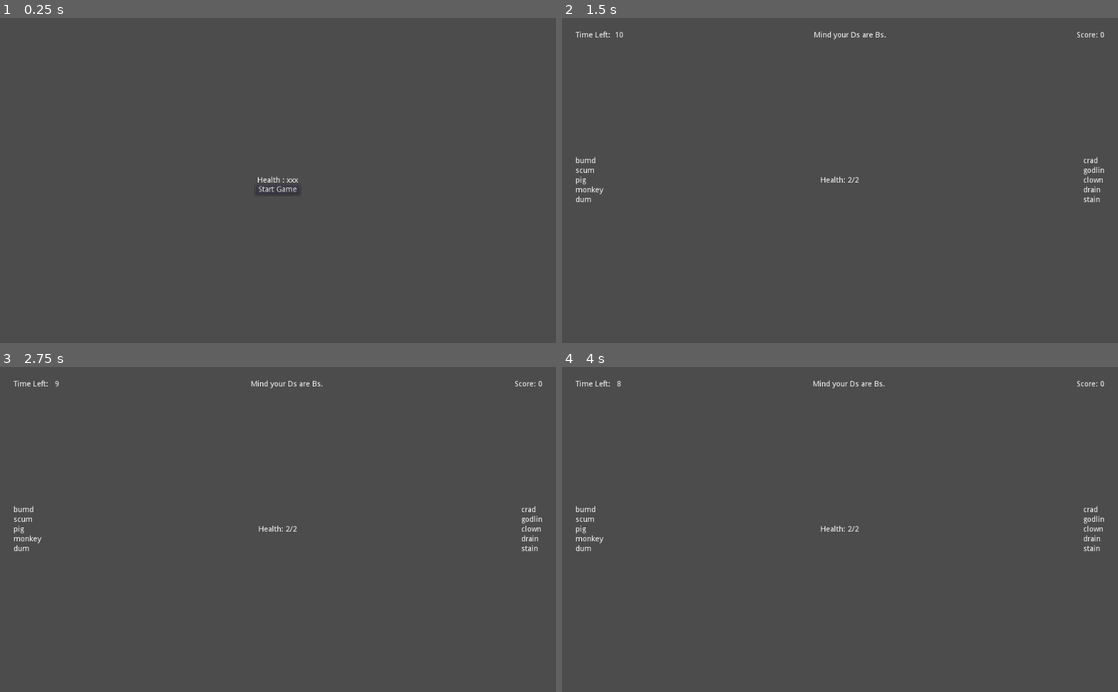
Above: before the commit, frames 1-4 (two rows, left to right).
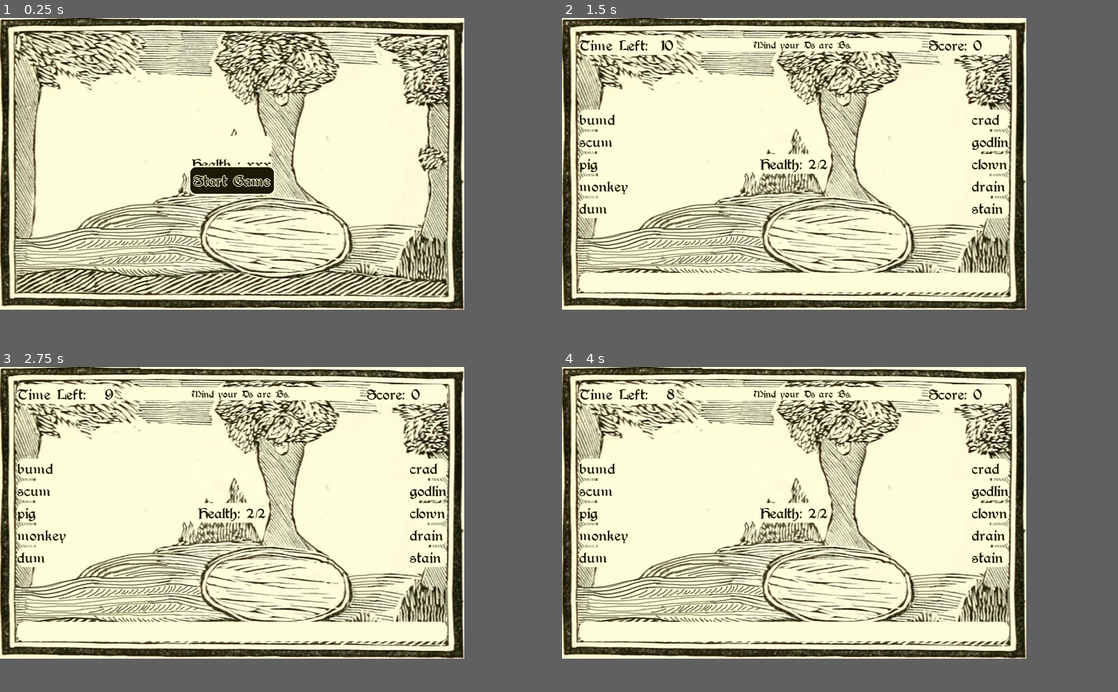
Above: after the commit, the same moments.

Repository: hoodscott/psareqs
Game: Godot game, scene res://scenes/Game.tscn
Same seed, same stepped clock (60 frames per second), same inputs: the game is played once before the commit and once after it.
Inputs:
- Up to frame 1 (0.25 s): no input
- Up to frame 2 (1.5 s): click "Start Game" at 0.5 s; click "Ds are Bs" at 1.25 s
- Up to frame 3 (2.75 s): tap Enter at 2 s; tap Z at 2.1 s
- Up to frame 4 (4 s): tap Space at 2.75 s; hold A 2.78-3.53 s; tap Backspace at 2.85 s; tap Enter at 3.5 s; tap Z at 3.6 s
In our replay, the window is 800x468 before the commit and 668x420 after it. These sizes can differ from the game's own. Grey fills any space a smaller window leaves; there, only what the larger window draws over its background counts as a difference.

The runs differ from the first frame. In frame 1, 73% of the frame differs, in the area x 0-84%, y 0-90%; in frame 2, 74%; in frame 3, 74%, in the area x 0-98%, y 0-90%; in frame 4, 74%.

Commit message:
Adds theming

Diff:
--- a/project.godot
+++ b/project.godot
@@ -14,9 +14,17 @@
 run/main_scene="res://scenes/Game.tscn"
 config/icon="res://assets/img/icon.png"
 
+[display]
+
+window/size/width=668
+window/size/height=420
+window/stretch/mode="2d"
+window/stretch/aspect="keep"
+
 [gui]
 
 common/drop_mouse_on_gui_input_disabled=true
+theme/custom="res://resources/theme.tres"
 
 [physics]
 
--- /dev/null
+++ b/resources/font_augusta.tres
@@ -0,0 +1,9 @@
+[gd_resource type="DynamicFont" load_steps=2 format=2]
+
+[ext_resource path="res://assets/font/Augusta.ttf" type="DynamicFontData" id=1]
+
+[resource]
+size = 24
+outline_size = 1
+outline_color = Color( 0.996078, 0.996078, 0.854902, 1 )
+font_data = ExtResource( 1 )
--- /dev/null
+++ b/resources/theme.tres
@@ -0,0 +1,38 @@
+[gd_resource type="Theme" load_steps=4 format=2]
+
+[ext_resource path="res://resources/font_augusta.tres" type="DynamicFont" id=1]
+
+[sub_resource type="StyleBoxFlat" id=2]
+bg_color = Color( 0.113725, 0.101961, 0.027451, 1 )
+border_width_left = 2
+border_width_top = 2
+border_width_right = 2
+border_width_bottom = 2
+border_color = Color( 0.996078, 0.996078, 0.854902, 1 )
+corner_radius_top_left = 10
+corner_radius_top_right = 10
+corner_radius_bottom_right = 10
+corner_radius_bottom_left = 10
+expand_margin_left = 5.0
+expand_margin_right = 5.0
+expand_margin_top = 5.0
+expand_margin_bottom = 5.0
+
+[sub_resource type="StyleBoxFlat" id=1]
+bg_color = Color( 0.996078, 0.996078, 0.854902, 1 )
+corner_radius_top_left = 10
+corner_radius_top_right = 10
+corner_radius_bottom_right = 10
+corner_radius_bottom_left = 10
+
+[resource]
+default_font = ExtResource( 1 )
+Button/colors/font_color = Color( 0.113725, 0.101961, 0.027451, 1 )
+Button/colors/font_color_focus = Color( 0.113725, 0.101961, 0.027451, 1 )
+Button/colors/font_color_hover = Color( 0.996078, 0.996078, 0.854902, 1 )
+Button/colors/font_color_pressed = Color( 0.113725, 0.101961, 0.027451, 1 )
+Button/styles/focus = SubResource( 2 )
+Button/styles/hover = SubResource( 2 )
+Button/styles/normal = SubResource( 2 )
+Label/colors/font_color = Color( 0.113725, 0.101961, 0.027451, 1 )
+Label/styles/normal = SubResource( 1 )
--- a/scenes/Game.gd
+++ b/scenes/Game.gd
@@ -50,9 +50,9 @@
  ]
 onready var GameOver := $CanvasLayer/CenterContainer/VBoxContainer/GameOver
 onready var StartButton := $CanvasLayer/CenterContainer/VBoxContainer/StartButton
-onready var Clock := $CanvasLayer/GameContainer/VBoxContainer/HBoxContainer/Clock
+onready var Clock := $CanvasLayer/GameContainer/VBoxContainer/HBoxContainer/VBoxContainer/Clock
 onready var Rules := $CanvasLayer/GameContainer/VBoxContainer/HBoxContainer/Rules
-onready var Score := $CanvasLayer/GameContainer/VBoxContainer/HBoxContainer/Score
+onready var Score := $CanvasLayer/GameContainer/VBoxContainer/HBoxContainer/VBoxContainer2/Score
 onready var Health := $CanvasLayer/CenterContainer/Health
 onready var Typed := $CanvasLayer/GameContainer/VBoxContainer/Typed
 onready var PrefixList := $CanvasLayer/GameContainer/VBoxContainer/Fragments/Prefixes
--- a/scenes/Game.tscn
+++ b/scenes/Game.tscn
@@ -1,9 +1,18 @@
-[gd_scene load_steps=2 format=2]
+[gd_scene load_steps=5 format=2]
 
 [ext_resource path="res://scenes/Game.gd" type="Script" id=1]
+[ext_resource path="res://assets/img/background.png" type="Texture" id=2]
+[ext_resource path="res://assets/font/Augusta.ttf" type="DynamicFontData" id=3]
+
+[sub_resource type="DynamicFont" id=1]
+font_data = ExtResource( 3 )
 
 [node name="Game" type="Node2D"]
 script = ExtResource( 1 )
+
+[node name="Background" type="Sprite" parent="."]
+texture = ExtResource( 2 )
+centered = false
 
 [node name="CanvasLayer" type="CanvasLayer" parent="."]
 
@@ -18,124 +27,144 @@
 [node name="VBoxContainer" type="VBoxContainer" parent="CanvasLayer/GameContainer"]
 margin_left = 25.0
 margin_top = 25.0
-margin_right = 999.0
-margin_bottom = 575.0
+margin_right = 643.0
+margin_bottom = 395.0
 alignment = 1
 
 [node name="HBoxContainer" type="HBoxContainer" parent="CanvasLayer/GameContainer/VBoxContainer"]
-margin_right = 974.0
-margin_bottom = 48.0
+margin_right = 618.0
+margin_bottom = 85.0
 custom_constants/separation = 10
 
-[node name="Clock" type="Label" parent="CanvasLayer/GameContainer/VBoxContainer/HBoxContainer"]
-margin_top = 17.0
-margin_right = 61.0
-margin_bottom = 31.0
+[node name="VBoxContainer" type="VBoxContainer" parent="CanvasLayer/GameContainer/VBoxContainer/HBoxContainer"]
+margin_right = 140.0
+margin_bottom = 85.0
+size_flags_horizontal = 3
+
+[node name="Clock" type="Label" parent="CanvasLayer/GameContainer/VBoxContainer/HBoxContainer/VBoxContainer"]
+margin_right = 140.0
+margin_bottom = 28.0
+rect_min_size = Vector2( 140, 0 )
 text = "Time: xxx"
 
 [node name="Rules" type="Label" parent="CanvasLayer/GameContainer/VBoxContainer/HBoxContainer"]
-margin_left = 71.0
-margin_right = 900.0
-margin_bottom = 48.0
-size_flags_horizontal = 3
+margin_left = 150.0
+margin_right = 493.0
+margin_bottom = 85.0
+size_flags_horizontal = 3
+size_flags_stretch_ratio = 3.0
+custom_fonts/font = SubResource( 1 )
 text = "Mind your Ps are Qs, and vowels are shifted, and words are backwards, and vowels are all Es, and words are in alphabetical order, and Ds are Bs
 "
 align = 1
 autowrap = true
 
-[node name="Score" type="Label" parent="CanvasLayer/GameContainer/VBoxContainer/HBoxContainer"]
-margin_left = 910.0
-margin_top = 17.0
-margin_right = 974.0
-margin_bottom = 31.0
+[node name="VBoxContainer2" type="VBoxContainer" parent="CanvasLayer/GameContainer/VBoxContainer/HBoxContainer"]
+margin_left = 503.0
+margin_right = 618.0
+margin_bottom = 85.0
+size_flags_horizontal = 3
+
+[node name="Score" type="Label" parent="CanvasLayer/GameContainer/VBoxContainer/HBoxContainer/VBoxContainer2"]
+margin_right = 115.0
+margin_bottom = 28.0
 text = "Score: xxx"
 
 [node name="Fragments" type="HBoxContainer" parent="CanvasLayer/GameContainer/VBoxContainer"]
-margin_top = 52.0
-margin_right = 974.0
-margin_bottom = 532.0
+margin_top = 89.0
+margin_right = 618.0
+margin_bottom = 352.0
 size_flags_vertical = 3
 
 [node name="Prefixes" type="VBoxContainer" parent="CanvasLayer/GameContainer/VBoxContainer/Fragments"]
 margin_right = 78.0
-margin_bottom = 480.0
+margin_bottom = 263.0
 alignment = 1
 
 [node name="Label" type="Label" parent="CanvasLayer/GameContainer/VBoxContainer/Fragments/Prefixes"]
-margin_top = 206.0
-margin_right = 78.0
-margin_bottom = 220.0
+margin_top = 97.0
+margin_right = 78.0
+margin_bottom = 111.0
 text = "test content"
 
 [node name="Label2" type="Label" parent="CanvasLayer/GameContainer/VBoxContainer/Fragments/Prefixes"]
-margin_top = 224.0
-margin_right = 78.0
-margin_bottom = 238.0
+margin_top = 115.0
+margin_right = 78.0
+margin_bottom = 129.0
 text = "test content"
 
 [node name="Label3" type="Label" parent="CanvasLayer/GameContainer/VBoxContainer/Fragments/Prefixes"]
-margin_top = 242.0
-margin_right = 78.0
-margin_bottom = 256.0
+margin_top = 133.0
+margin_right = 78.0
+margin_bottom = 147.0
 text = "test content"
 
 [node name="Label4" type="Label" parent="CanvasLayer/GameContainer/VBoxContainer/Fragments/Prefixes"]
-margin_top = 260.0
-margin_right = 78.0
-margin_bottom = 274.0
+margin_top = 151.0
+margin_right = 78.0
+margin_bottom = 165.0
 text = "test content"
 
 [node name="Spacer" type="HBoxContainer" parent="CanvasLayer/GameContainer/VBoxContainer/Fragments"]
 margin_left = 82.0
-margin_right = 892.0
-margin_bottom = 480.0
+margin_right = 536.0
+margin_bottom = 263.0
 size_flags_horizontal = 3
 
 [node name="Suffixes" type="VBoxContainer" parent="CanvasLayer/GameContainer/VBoxContainer/Fragments"]
-margin_left = 896.0
-margin_right = 974.0
-margin_bottom = 480.0
+margin_left = 540.0
+margin_right = 618.0
+margin_bottom = 263.0
 alignment = 1
 
 [node name="Label" type="Label" parent="CanvasLayer/GameContainer/VBoxContainer/Fragments/Suffixes"]
-margin_top = 206.0
-margin_right = 78.0
-margin_bottom = 220.0
+margin_top = 97.0
+margin_right = 78.0
+margin_bottom = 111.0
 text = "test content"
 
 [node name="Label2" type="Label" parent="CanvasLayer/GameContainer/VBoxContainer/Fragments/Suffixes"]
-margin_top = 224.0
-margin_right = 78.0
-margin_bottom = 238.0
+margin_top = 115.0
+margin_right = 78.0
+margin_bottom = 129.0
 text = "test content"
 
 [node name="Label3" type="Label" parent="CanvasLayer/GameContainer/VBoxContainer/Fragments/Suffixes"]
-margin_top = 242.0
-margin_right = 78.0
-margin_bottom = 256.0
+margin_top = 133.0
+margin_right = 78.0
+margin_bottom = 147.0
 text = "test content"
 
 [node name="Label4" type="Label" parent="CanvasLayer/GameContainer/VBoxContainer/Fragments/Suffixes"]
-margin_top = 260.0
-margin_right = 78.0
-margin_bottom = 274.0
+margin_top = 151.0
+margin_right = 78.0
+margin_bottom = 165.0
 text = "test content"
 
 [node name="Typed" type="Label" parent="CanvasLayer/GameContainer/VBoxContainer"]
-margin_top = 536.0
-margin_right = 974.0
-margin_bottom = 550.0
+margin_top = 356.0
+margin_right = 618.0
+margin_bottom = 370.0
 align = 1
 
 [node name="CenterContainer" type="CenterContainer" parent="CanvasLayer"]
 anchor_right = 1.0
 anchor_bottom = 1.0
 
+[node name="Health" type="Label" parent="CanvasLayer/CenterContainer"]
+margin_left = 296.0
+margin_top = 203.0
+margin_right = 371.0
+margin_bottom = 217.0
+size_flags_horizontal = 3
+text = "Health : xxx"
+align = 1
+
 [node name="VBoxContainer" type="VBoxContainer" parent="CanvasLayer/CenterContainer"]
-margin_left = 470.0
-margin_top = 273.0
-margin_right = 553.0
-margin_bottom = 327.0
+margin_left = 292.0
+margin_top = 183.0
+margin_right = 375.0
+margin_bottom = 237.0
 custom_constants/separation = 20
 
 [node name="GameOver" type="Label" parent="CanvasLayer/CenterContainer/VBoxContainer"]
@@ -149,21 +178,12 @@
 margin_bottom = 54.0
 text = "Start Game"
 
-[node name="Health" type="Label" parent="CanvasLayer/CenterContainer"]
-margin_left = 474.0
-margin_top = 293.0
-margin_right = 549.0
-margin_bottom = 307.0
-size_flags_horizontal = 3
-text = "Health : xxx"
-align = 1
-
 [node name="CurseChooser" type="VBoxContainer" parent="CanvasLayer/CenterContainer"]
 visible = false
-margin_left = 463.0
-margin_top = 240.0
-margin_right = 561.0
-margin_bottom = 359.0
+margin_left = 285.0
+margin_top = 150.0
+margin_right = 383.0
+margin_bottom = 269.0
 custom_constants/separation = 15
 
 [node name="Label" type="Label" parent="CanvasLayer/CenterContainer/CurseChooser"]
Binary file added: assets/font/Augusta-Shadow.ttf
Binary file added: assets/font/Augusta.ttf
Binary file added: assets/img/background.png
Not shown, added: assets/img/background.png.import
